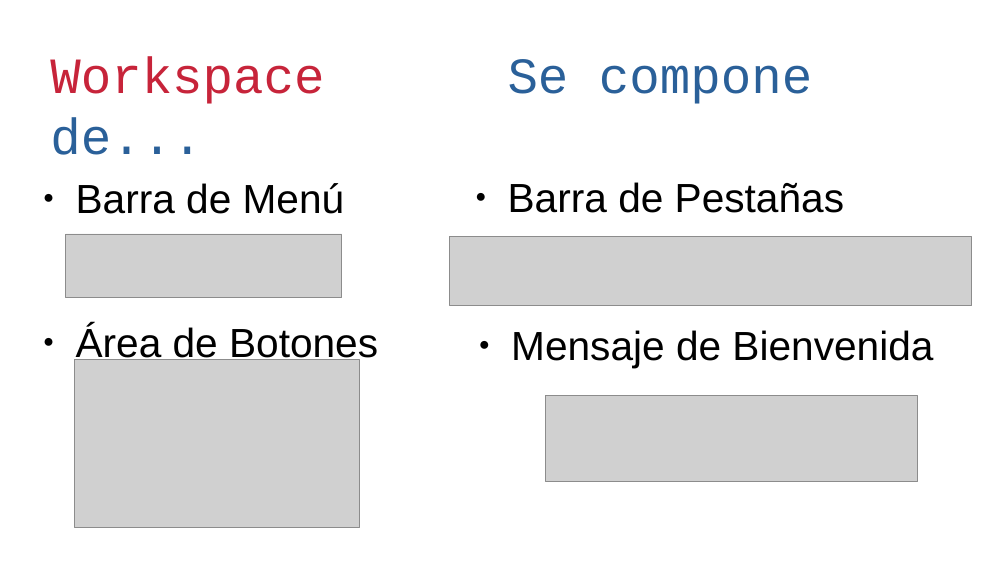
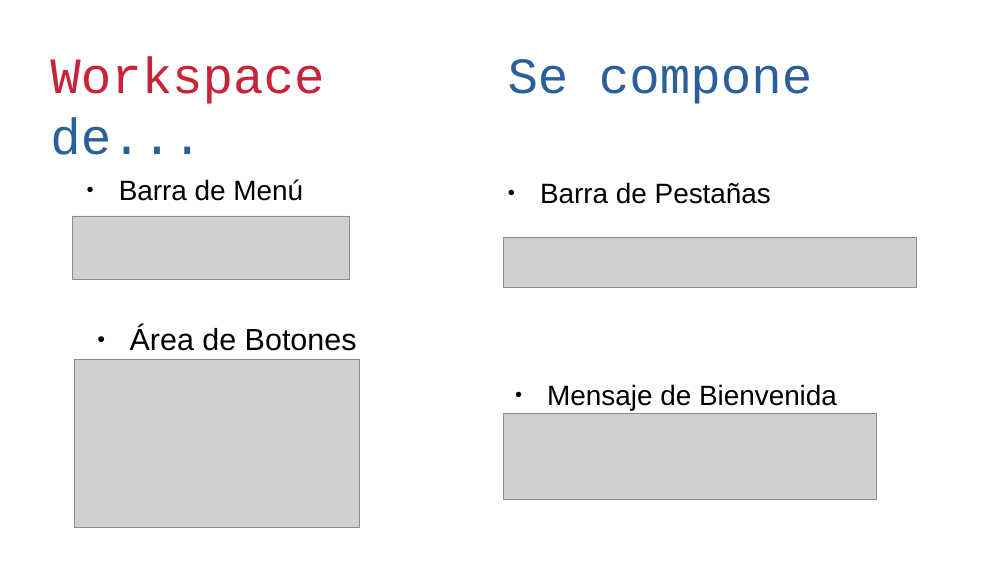
Before and after one commit to lopuma/APP-COMPLIANCE, a slide deck: slide 4 of Presentancion/APPCompliance.odp. Drawn at 1008x567 pixels with LibreOffice and Linux fonts; fonts in the diff are those of the drawing; grey boxes stand for pictures; background and template pictures are left out. Boxes give left, top, right and bottom in pixels: in the first picture for what was removed or moved away, otherwise in the second. Text is boxed around its words. In the diff, an @@ line names an element or a change of style, - is before the commit and + after.

```diff
--- a/Presentancion/APPCompliance.odp
+++ b/Presentancion/APPCompliance.odp
@@ text "Barra de Menú": place and size @@
-text "Barra de Menú" at <box>76,183,345,214</box>
+text "Barra de Menú" at <box>119,179,303,201</box>
@@ text "Barra de Pestañas": place and size @@
-text "Barra de Pestañas" at <box>508,182,844,213</box>
+text "Barra de Pestañas" at <box>540,182,771,204</box>
@@ picture: place and size @@
-picture at <box>66,234,342,298</box>
+picture at <box>73,216,349,280</box>
@@ picture: place and size @@
-picture at <box>450,237,972,306</box>
+picture at <box>504,238,917,287</box>
@@ text "Área de Botones": place and size @@
-text "Área de Botones" at <box>76,324,378,364</box>
+text "Área de Botones" at <box>130,326,357,351</box>
@@ text "Área de Botones" at <box>130,326,357,351</box>: size 32 to 24.1 pt @@
@@ size 32 to 22 pt in 3 elements at <box>540,182,771,204</box>, <box>119,179,303,201</box>, <box>547,384,837,411</box> @@
@@ text "Mensaje de Bienvenida": place and size @@
-text "Mensaje de Bienvenida" at <box>511,330,933,368</box>
+text "Mensaje de Bienvenida" at <box>547,384,837,411</box>
@@ picture: place and size @@
-picture at <box>546,396,918,482</box>
+picture at <box>504,414,876,500</box>
```
Also in this commit, not shown: 4 other slides changed, 13 slides added, 7 other files.
